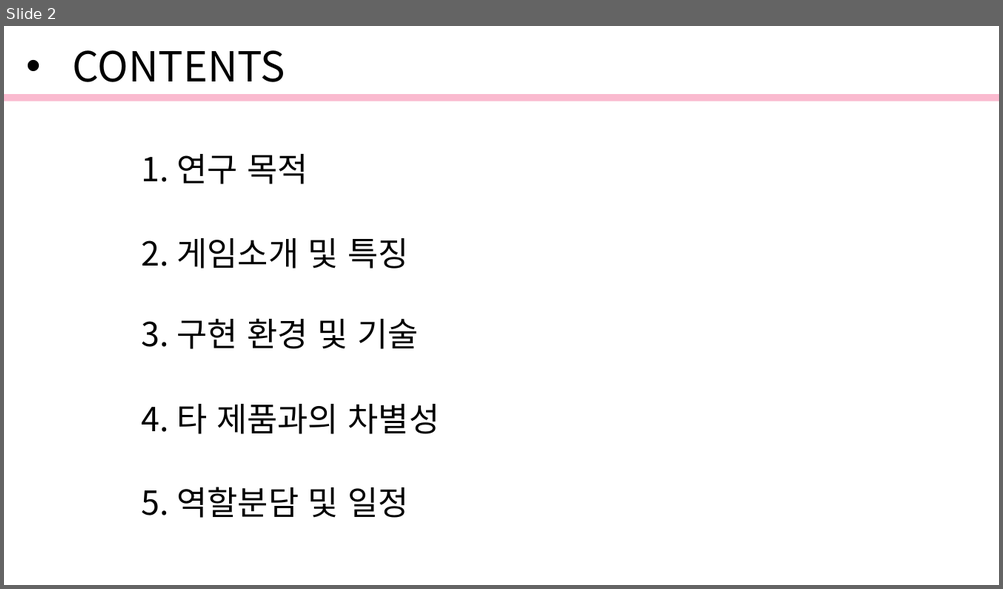
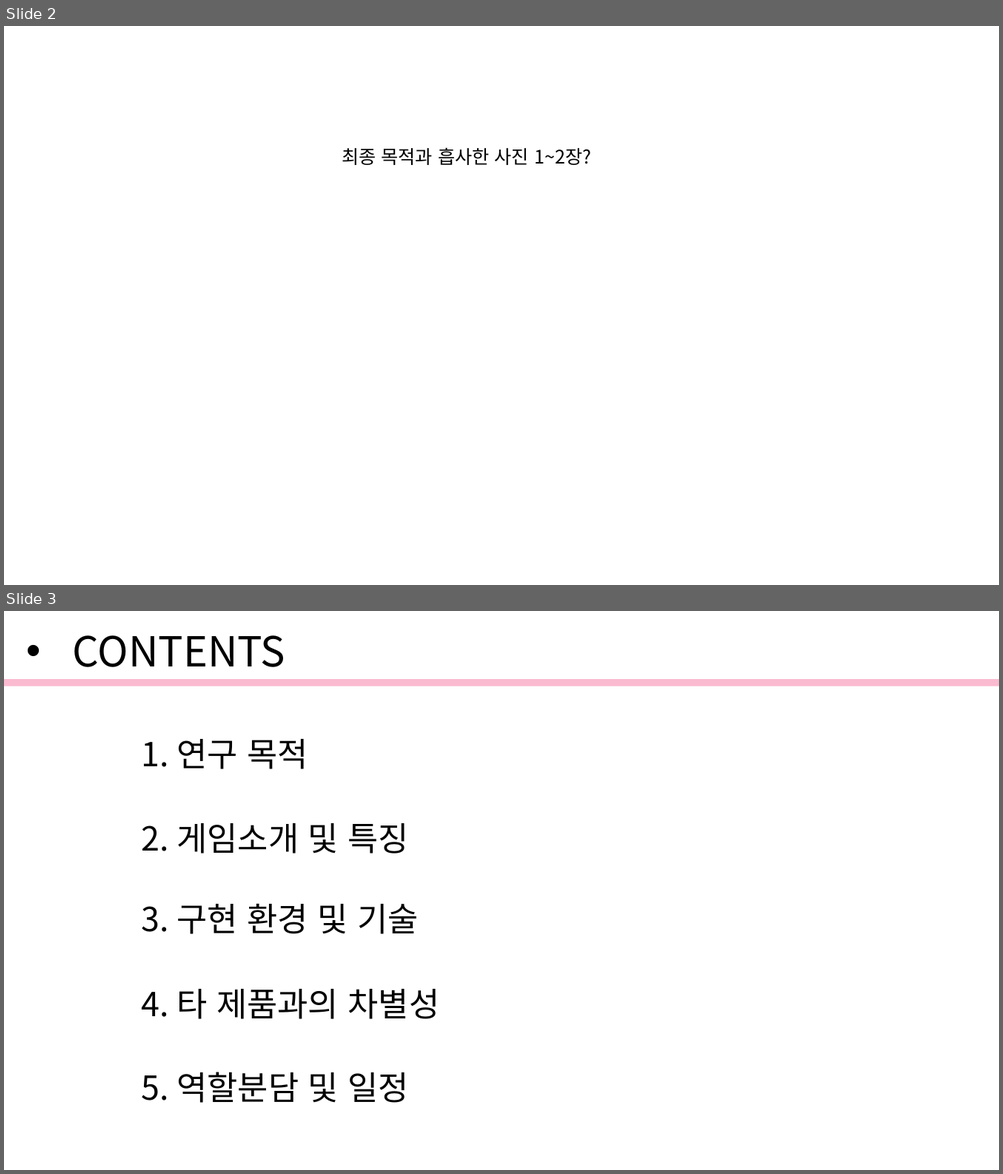
Before and after one commit to gomtange12/Graduation_PJ, a slide deck: Document/발표자료.pptx. Shown one above the other, each under a label of ours: slide 2 before the commit, slides 2 and 3 after it. The pictures are 1003x589 and 1003x1174 pixels, drawn with LibreOffice and Linux fonts; fonts in the diff are those of the drawing. Boxes give left, top, right and bottom in pixels: in the first picture for what was removed or moved away, otherwise in the second. Text is boxed around its words. In the diff, an @@ line names an element or a change of style, - is before the commit and + after.

```diff
--- a/Document/발표자료.pptx
+++ b/Document/발표자료.pptx
@@ slide 2 added at box(4, 26, 999, 585), background #FFFFFF @@
@@ text added at box(341, 147, 591, 165), 18 pt, text #000000 @@
+최종 목적과 흡사한 사진 1~2장?
@@ what was slide 2 is now slide 3 @@
```
Also in this commit, not shown: 4 slides changed, 3 other slides added.
